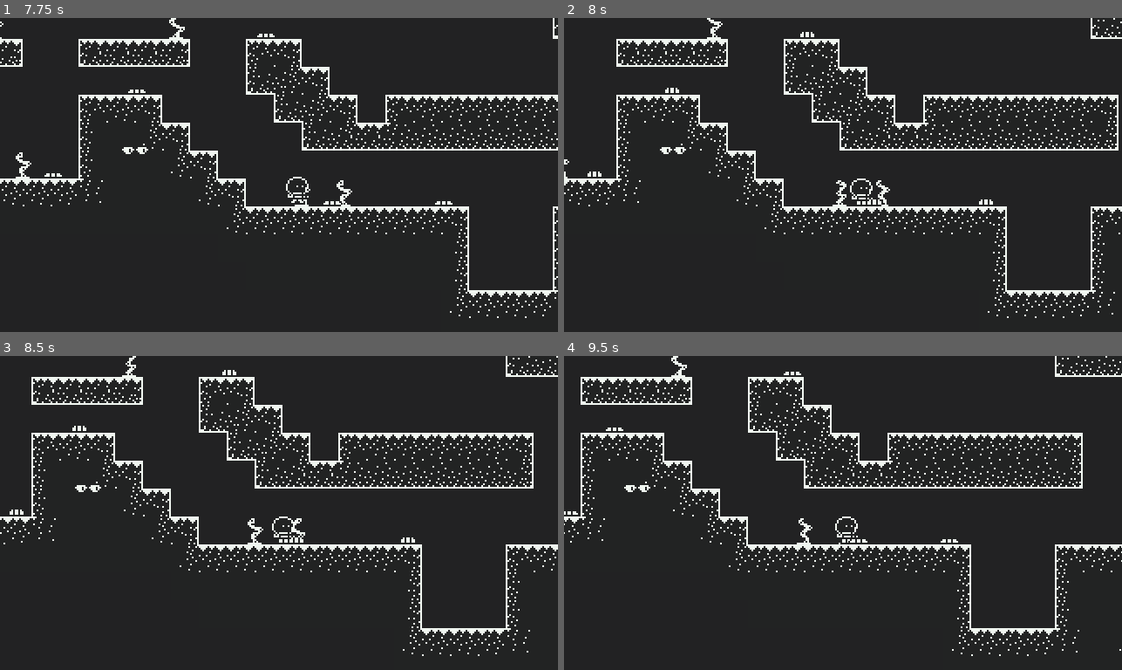
Above: before the commit, frames 1-4 (two rows, left to right).
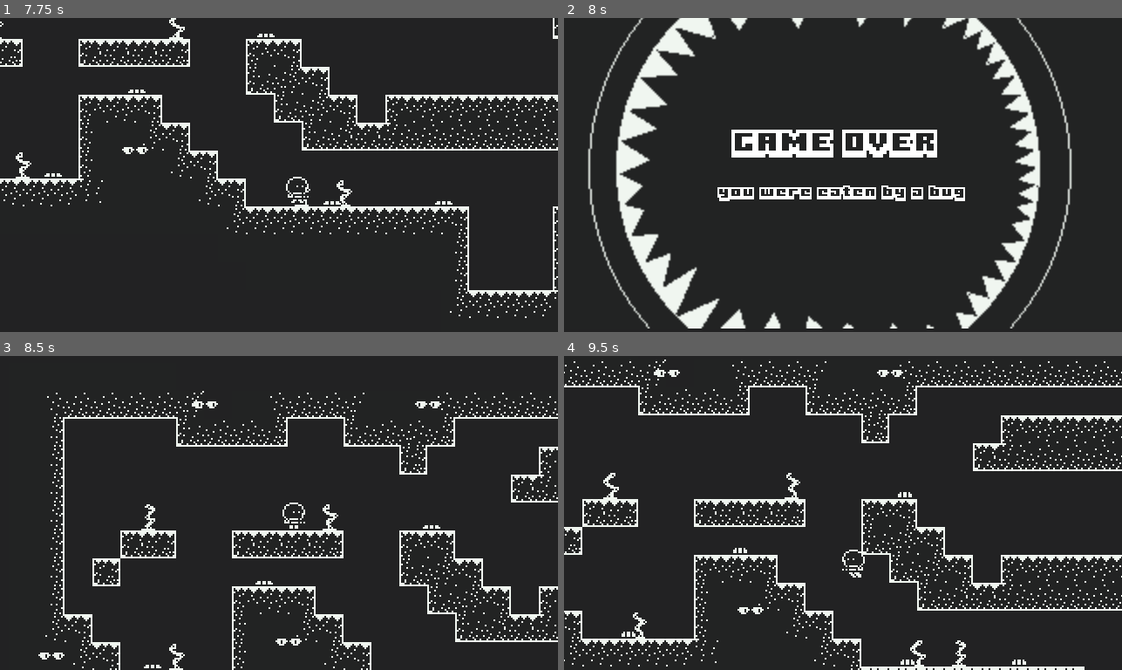
Above: after the commit, the same moments.

Repository: madeso/spelsylt4
Game: Godot game, scene res://main.tscn
The game is run twice, just before and just after one commit, with the same random seed, the same clock (stepped at 60 frames per second) and the same inputs.
Inputs:
- Up to frame 1 (7.75 s): tap Enter (ui_accept) at 0.5, 0.6, 0.77, 1.07, 1.35, 1.52, 1.82, 2.1, 2.85, 3.02, 3.32, 3.6, 3.77, 4.07, 4.35, 4.52, 4.82, 5.1, 5.85, 6.02, 6.32, 6.6, 6.77, 7.07, 7.35, 7.52 s; hold Right (ui_right) 0.53-2.03 s; hold Left (ui_left) 2.03-2.78 s; hold Right (ui_right) 2.78-4.28 s; hold Left (ui_left) 4.28-5.03 s; hold Right (ui_right) 5.03-5.78 s; hold Left (ui_left) 5.78-7.28 s; hold Right (ui_right) from 7.28 s (still down)
- Up to frame 2 (8 s): keep holding Right (ui_right); tap Enter (ui_accept) at 7.82 s
- Up to frame 3 (8.5 s): keep holding Right (ui_right); tap Enter (ui_accept) at 8.1 s
- Up to frame 4 (9.5 s): keep holding Right (ui_right); tap Enter (ui_accept) at 8.85, 9.02, 9.32 s

Frame 1 is identical in both runs. In frame 2, 17% of the frame differs, in the area x 0-100%, y 0-99%; in frame 3, 11%; in frame 4, 13%.

Commit message:
gameover

Diff:
--- a/bug.gd
+++ b/bug.gd
@@ -51,3 +51,8 @@
 			# check to see if we are going near a cliff
 			if !test_move(Transform2D(0, position + Vector2.RIGHT * dx * CLIFF_DISTANCE), Vector2.DOWN):
 				facing_right = !facing_right
+
+
+func _on_Area2D_body_entered(body):
+	if body.name == "Player":
+		get_tree().change_scene("res://gameover.tscn")
--- a/bug.tscn
+++ b/bug.tscn
@@ -23,6 +23,9 @@
 "speed": 5.0
 } ]
 
+[sub_resource type="RectangleShape2D" id=5]
+extents = Vector2( 5.474, 2.79066 )
+
 [node name="KinematicBody2D" type="KinematicBody2D"]
 collision_layer = 2048
 script = ExtResource( 2 )
@@ -38,3 +41,10 @@
 
 [node name="SfxHurt" type="AudioStreamPlayer2D" parent="."]
 stream = ExtResource( 3 )
+
+[node name="Area2D" type="Area2D" parent="."]
+
+[node name="CollisionShape2D" type="CollisionShape2D" parent="Area2D"]
+position = Vector2( 0, -2.85021 )
+shape = SubResource( 5 )
+[connection signal="body_entered" from="Area2D" to="." method="_on_Area2D_body_entered"]
--- /dev/null
+++ b/gameover.gd
@@ -0,0 +1,10 @@
+extends Node2D
+
+
+func _ready():
+	pass # Replace with function body.
+
+
+func _process(delta):
+	if Input.is_action_just_released("ui_accept"):
+		get_tree().change_scene("res://world.tscn")
--- /dev/null
+++ b/gameover.tscn
@@ -0,0 +1,36 @@
+[gd_scene load_steps=5 format=2]
+
+[ext_resource path="res://gameover.png" type="Texture" id=1]
+[ext_resource path="res://small gui.tres" type="Theme" id=2]
+[ext_resource path="res://gui_theme.tres" type="Theme" id=3]
+[ext_resource path="res://gameover.gd" type="Script" id=4]
+
+[node name="Node2D" type="Node2D"]
+script = ExtResource( 4 )
+
+[node name="gameover" type="Sprite" parent="."]
+position = Vector2( 144, 80 )
+texture = ExtResource( 1 )
+offset = Vector2( 16, 8 )
+
+[node name="RichTextLabel" type="RichTextLabel" parent="."]
+margin_left = 96.0
+margin_top = 64.0
+margin_right = 224.0
+margin_bottom = 88.0
+theme = ExtResource( 3 )
+text = "GAME OVER"
+__meta__ = {
+"_edit_use_anchors_": false
+}
+
+[node name="RichTextLabel2" type="RichTextLabel" parent="."]
+margin_left = 88.0
+margin_top = 96.0
+margin_right = 240.0
+margin_bottom = 136.0
+theme = ExtResource( 2 )
+text = "you were eaten by a bug"
+__meta__ = {
+"_edit_use_anchors_": false
+}
Not shown: 1 places in bug.tscn that only renumber resources
